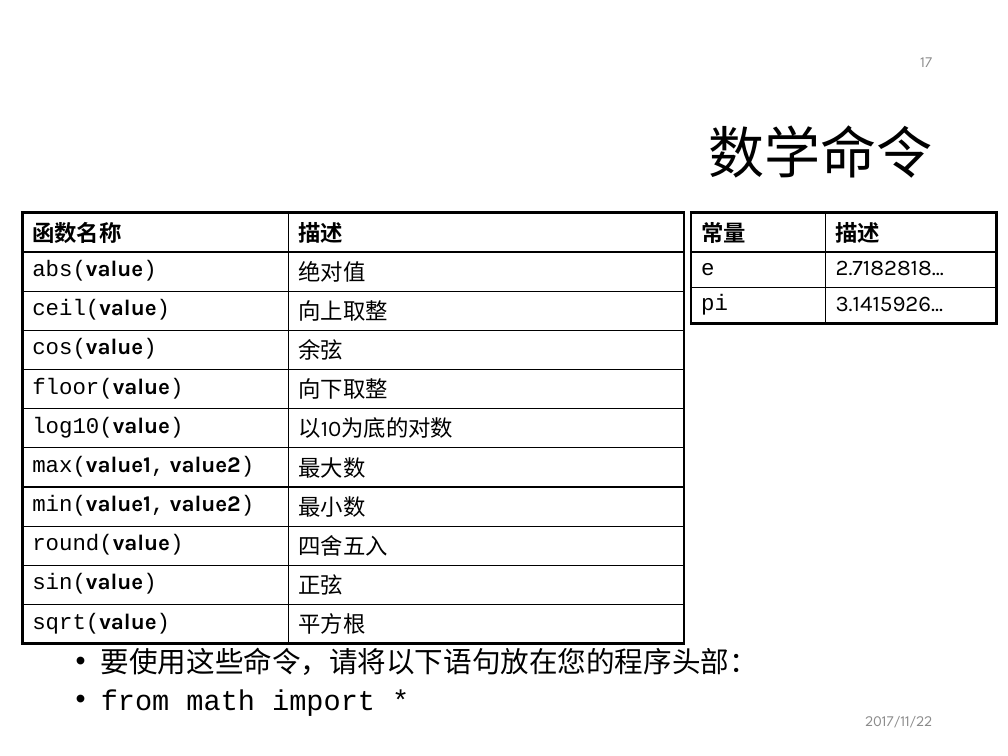
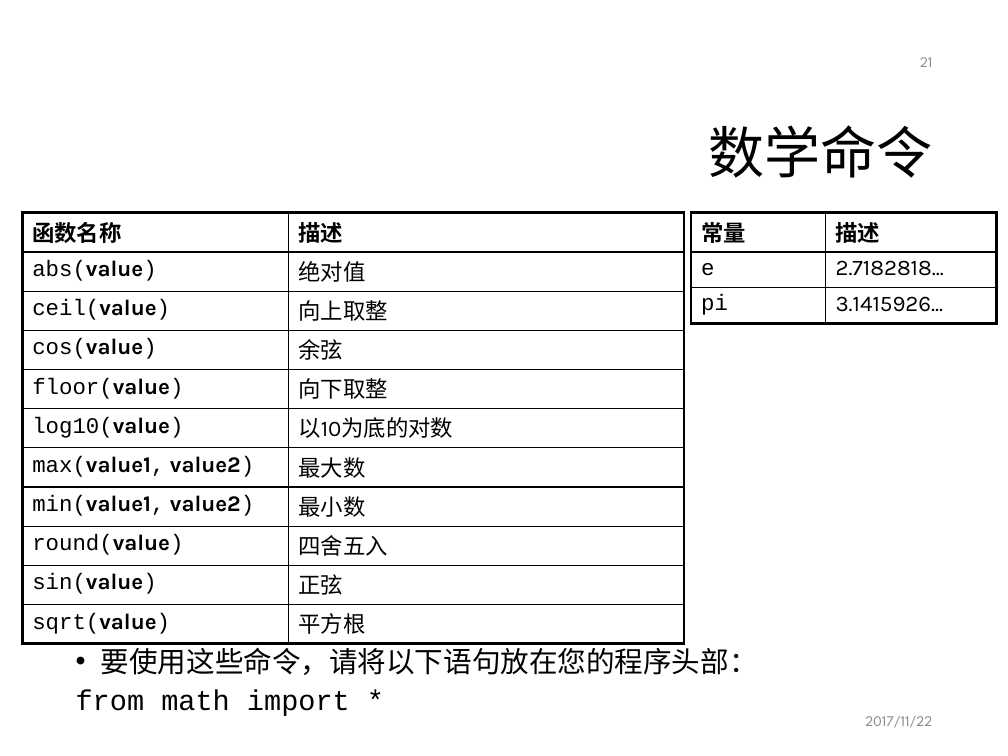
Before and after one commit to mcai/PythonTraining, a slide deck: slide 21 of intro_python_programming.pptx (slide 17 before the commit). Drawn at 1008x756 pixels with LibreOffice and Linux fonts; fonts in the diff are those of the drawing; background and template pictures are left out. Boxes give left, top, right and bottom in pixels: in the first picture for what was removed or moved away, otherwise in the second. Text is boxed around its words. In the diff, an @@ line names an element or a change of style, - is before the commit and + after.

```diff
--- a/intro_python_programming.pptx
+++ b/intro_python_programming.pptx
@@ page number at <box>920,57,932,67</box>: text changed @@
-17
+21
@@ text at <box>76,690,350,716</box>: bullet • to none @@
```
Also in this commit, not shown: 6 other slides changed, 9 slides added, 2 slides removed.
